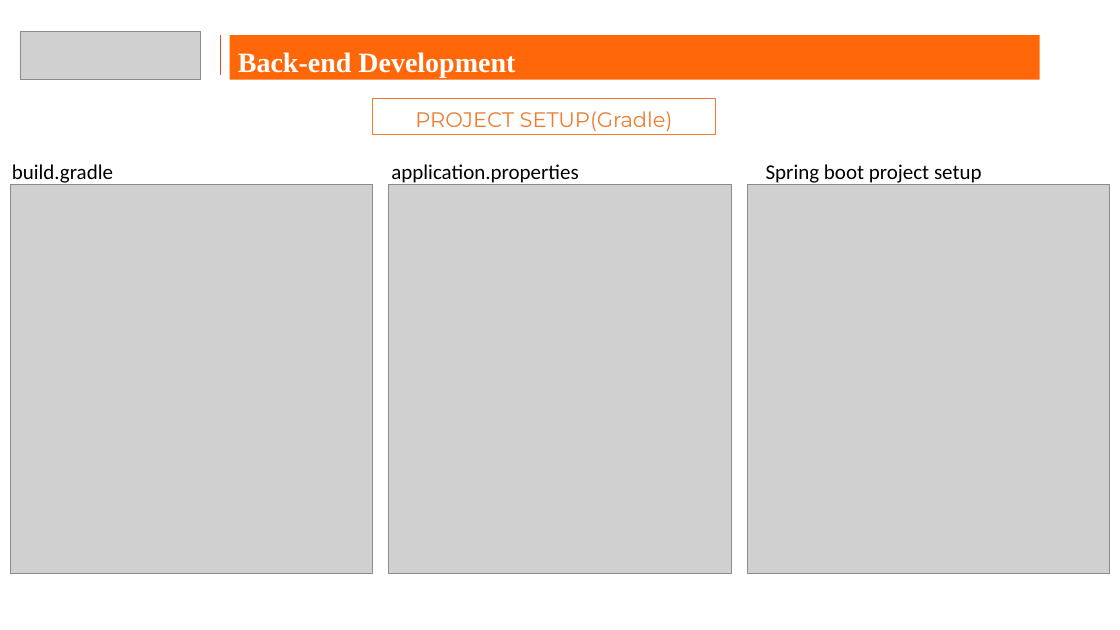
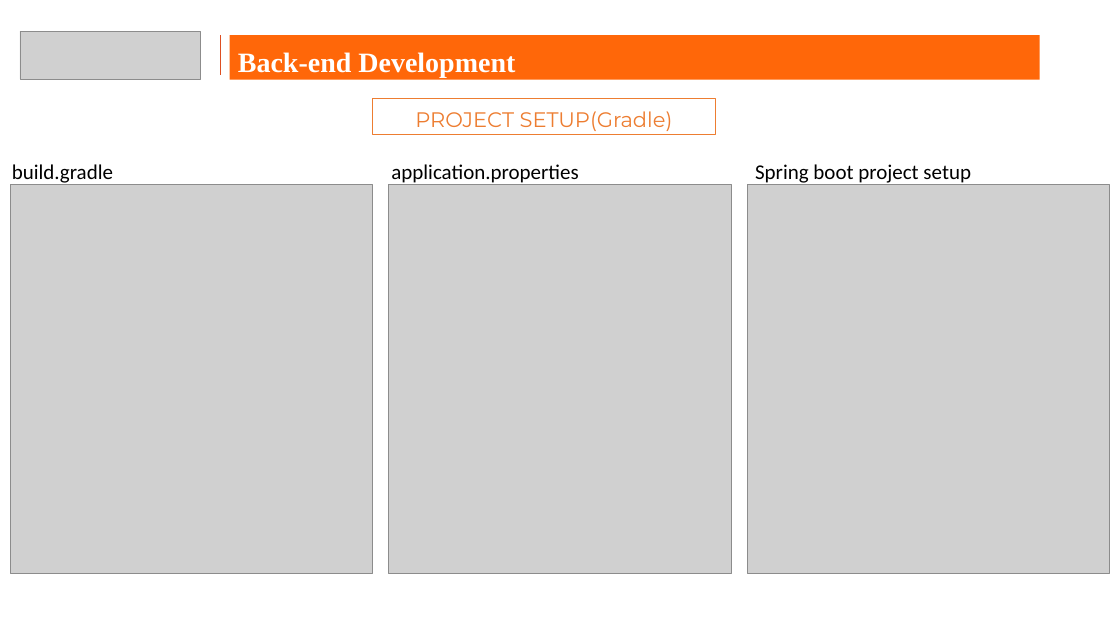
Before and after one commit to Sahilgetjob/Capstone_project_HDFC, a slide deck: slide 11 of Capstone_hdfc.pptx. Drawn at 1120x630 pixels with LibreOffice and Linux fonts; fonts in the diff are those of the drawing; grey boxes stand for pictures; background and template pictures are left out. Boxes give left, top, right and bottom in pixels: in the first picture for what was removed or moved away, otherwise in the second. Text is boxed around its words. In the diff, an @@ line names an element or a change of style, - is before the commit and + after.

```diff
--- a/Capstone_hdfc.pptx
+++ b/Capstone_hdfc.pptx
@@ text "Spring boot project setup": place and size @@
-text "Spring boot project setup" at (766,164,982,185)
+text "Spring boot project setup" at (755,164,971,185)
```
Also in this commit, not shown: 4 other slides changed, 4 other files.
